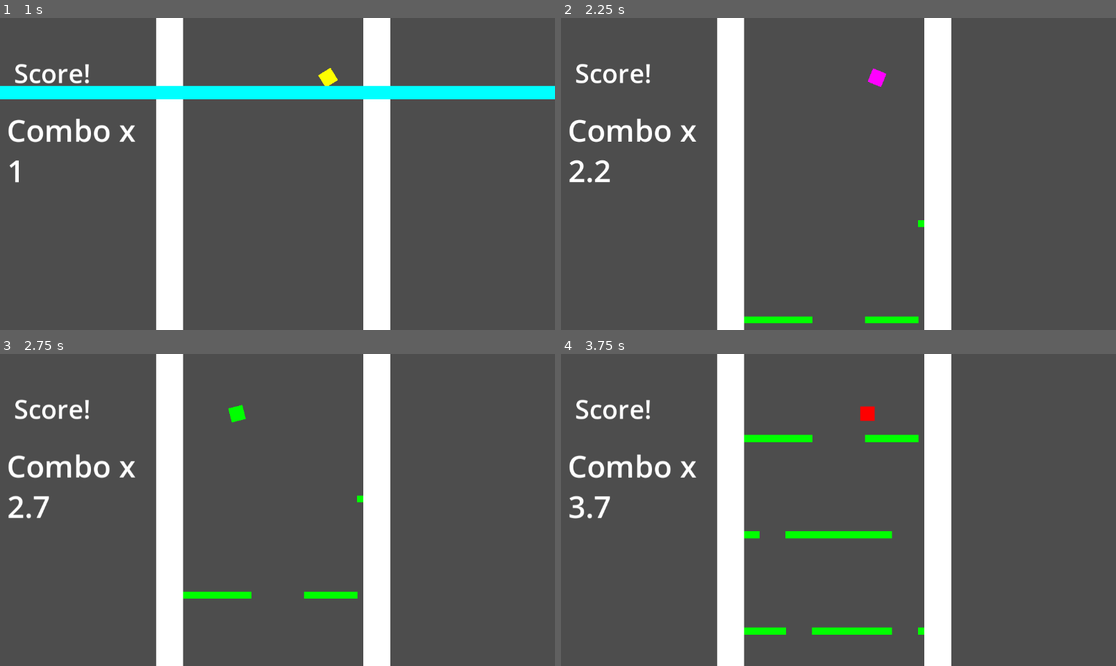
Above: before the commit, frames 1-4 (two rows, left to right).
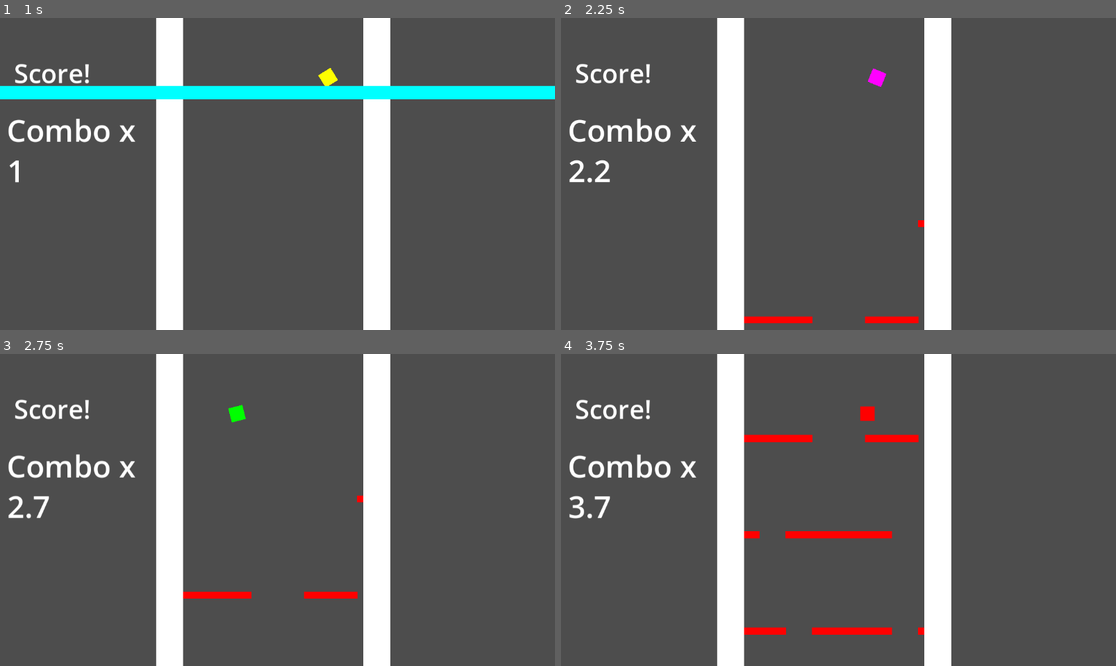
Above: after the commit, the same moments.

Repository: rjstebner/Colourfall
Game: Godot game, scene res://main.tscn
Same seed, same stepped clock (60 frames per second), same inputs: the game is played once before the commit and once after it.
Inputs:
- Up to frame 1 (1 s): hold Right (ui_right) from 0.53 s (still down); tap A (a) at 0.6 s; tap D (d) at 0.8 s
- Up to frame 2 (2.25 s): release Right (ui_right) at 1.28 s; hold Left (ui_left) 1.28-2.03 s; tap D (d) at 1.35 s; tap F (f) at 1.55, 2.1 s; hold Right (ui_right) from 2.03 s (still down)
- Up to frame 3 (2.75 s): keep holding Right (ui_right); tap S (s) at 2.3 s
- Up to frame 4 (3.75 s): tap S (s) at 2.85 s; tap A (a) at 3.05, 3.6 s; release Right (ui_right) at 3.53 s; hold Left (ui_left) from 3.53 s (still down)

Frame 1 is identical in both runs. In frame 2, 0.6% of the frame differs, in the area x 32-66%, y 64-98%; in frame 3, 0.5%; in frame 4, 1.7%, in the area x 32-66%, y 25-90%.

Commit message:
changed spawner progression

Diff:
--- a/main.tscn
+++ b/main.tscn
@@ -77,15 +77,15 @@
 
 [node name="Spawner" type="Node" parent="."]
 script = ExtResource("3_fbie4")
-obstacle_scenes = Array[PackedScene]([ExtResource("7_uqgdu")])
+obstacle_scenes = Array[PackedScene]([ExtResource("5_64uv7")])
 
 [node name="Spawner2" type="Node" parent="."]
 script = ExtResource("3_fbie4")
-obstacle_scenes = Array[PackedScene]([ExtResource("7_uqgdu"), ExtResource("9_2nnea")])
+obstacle_scenes = Array[PackedScene]([ExtResource("5_64uv7"), ExtResource("7_uqgdu")])
 
 [node name="Spawner3" type="Node" parent="."]
 script = ExtResource("3_fbie4")
-obstacle_scenes = Array[PackedScene]([ExtResource("7_uqgdu"), ExtResource("5_64uv7")])
+obstacle_scenes = Array[PackedScene]([ExtResource("5_64uv7"), ExtResource("7_uqgdu"), ExtResource("10_nfj28")])
 
 [node name="Spawner4" type="Node" parent="."]
 script = ExtResource("3_fbie4")
Not shown, changed: export_presets.cfg
Not shown, changed: .gitignore
Not shown, removed: Colorfull.zip
Not shown, changed: colourfall.pck
Not shown, changed: colourfall.zip
